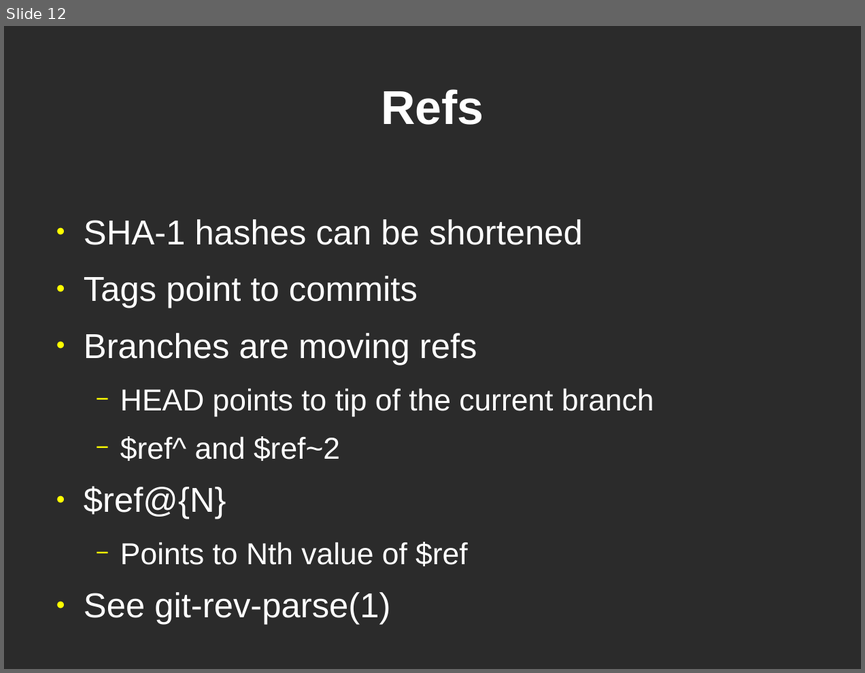
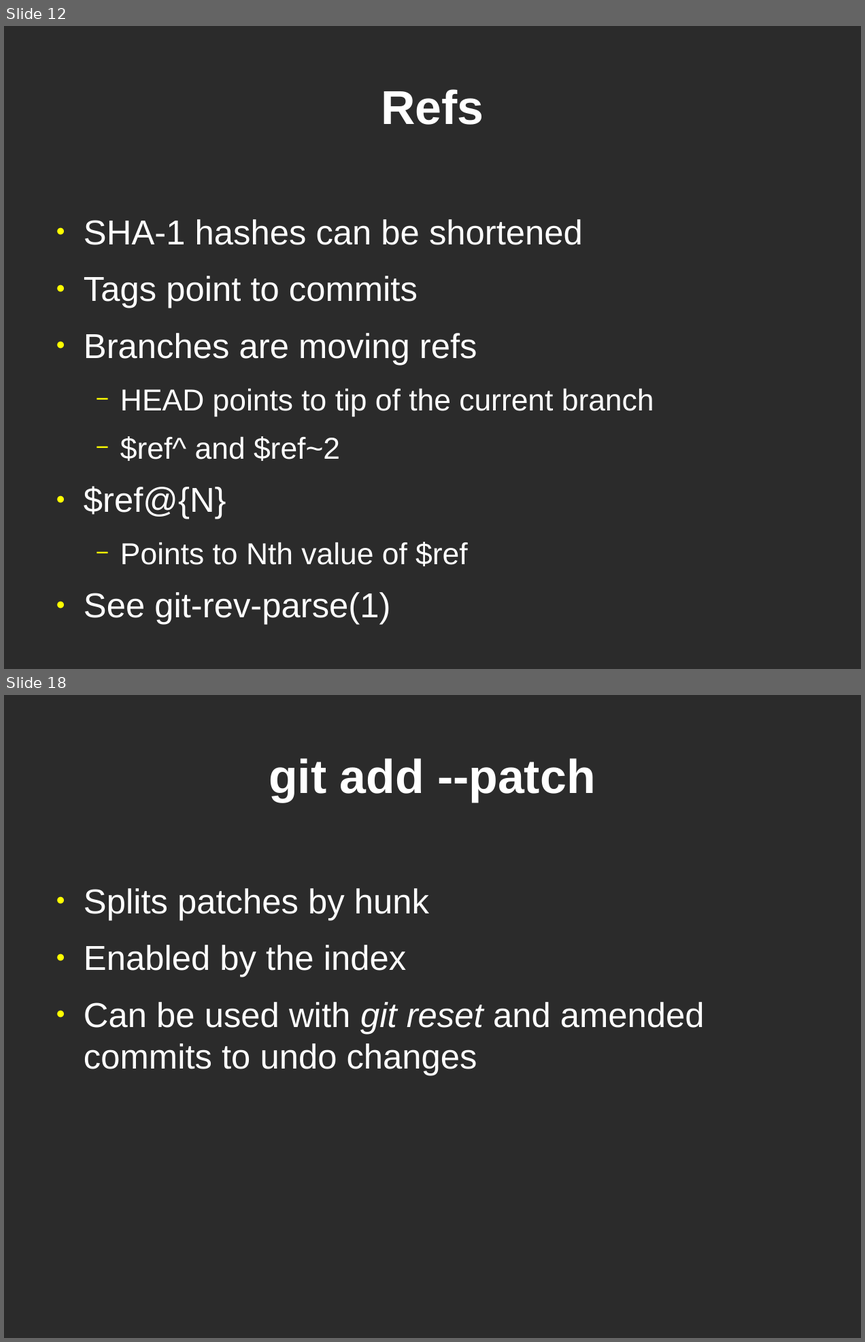
Before and after one commit to bjc/dvcs-git-slides, a slide deck: git.odp. Shown one above the other, each under a label of ours: slide 12 before the commit, slides 12 and 18 after it; the slides between them are not shown. The pictures are 865x673 and 865x1342 pixels, drawn with LibreOffice and Linux fonts; fonts in the diff are those of the drawing; background and template pictures are left out; a plain dark background stands for a picture behind light text. Boxes give left, top, right and bottom in pixels: in the first picture for what was removed or moved away, otherwise in the second. Text is boxed around its words. In the diff, an @@ line names an element or a change of style, - is before the commit and + after.

```diff
--- a/git.odp
+++ b/git.odp
@@ slide 18 added at [4, 695, 861, 1338], background picture (left out) @@
@@ title added at [269, 758, 596, 802], 44 pt, text #FFFFFF, bold @@
+git add --patch
@@ text added at [84, 888, 704, 1075], 32 pt, text #FFFFFF @@
+● Splits patches by hunk
+● Enabled by the index
+● Can be used with git reset and amended commits to undo changes
```
Also in this commit, not shown: 11 other slides added, 1 other file.
